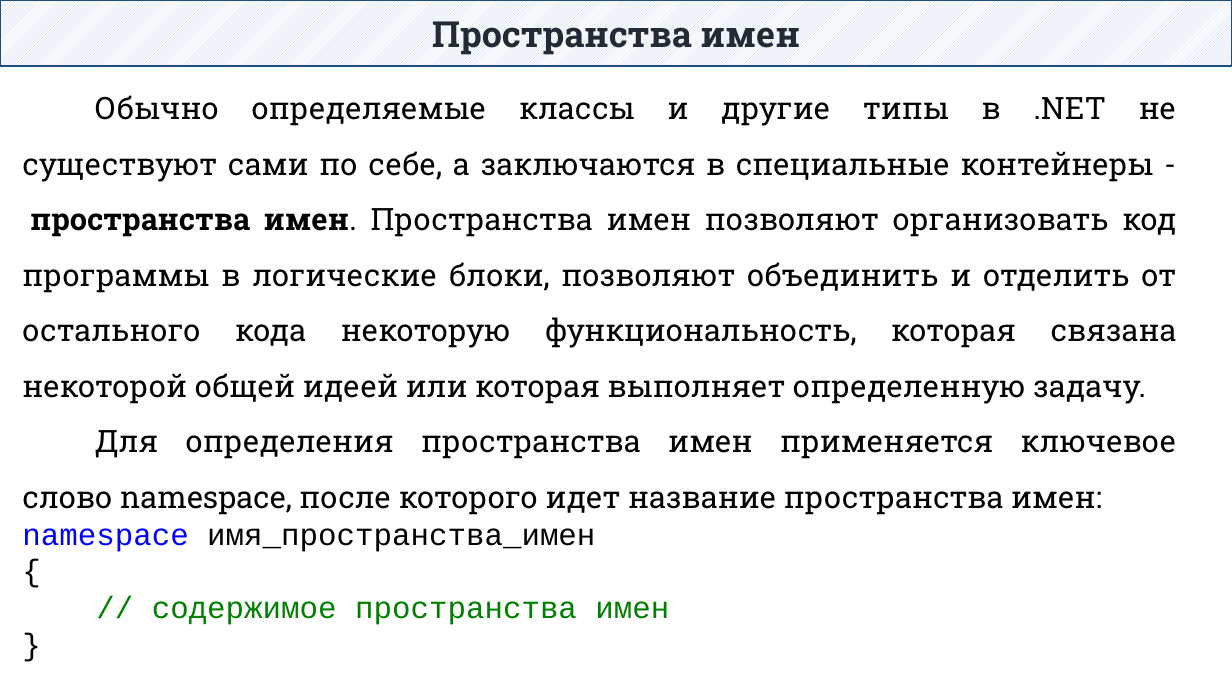
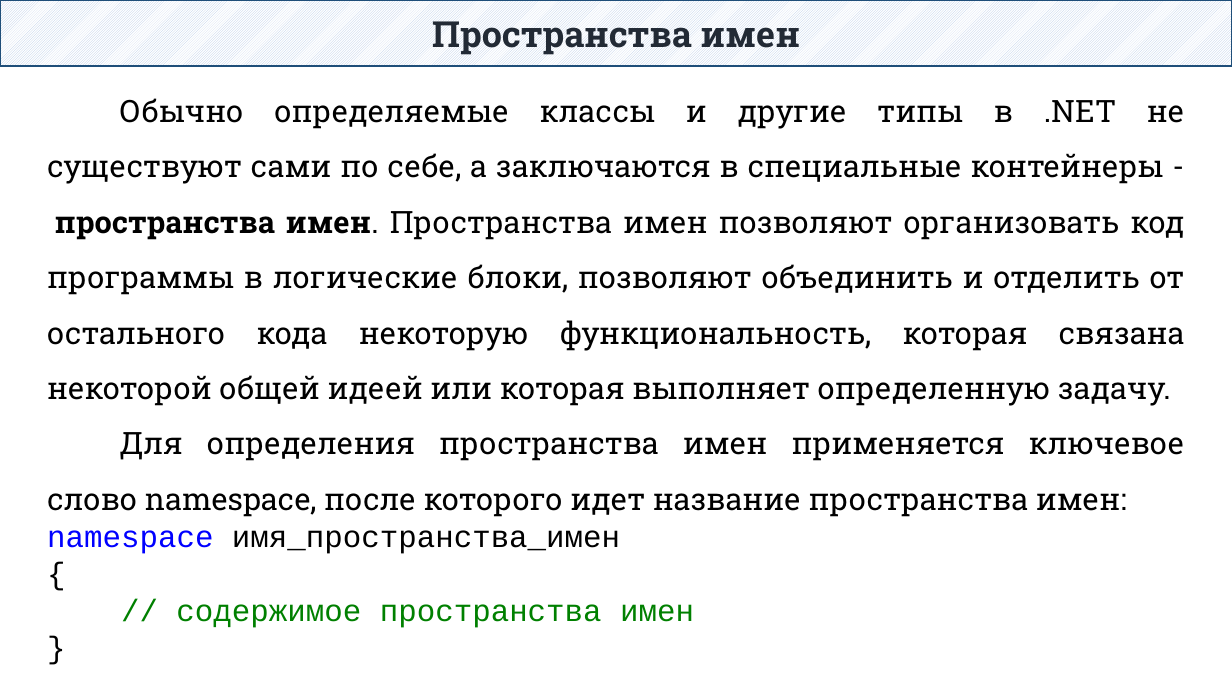
Before and after one commit to DaniilKlyukin/ITiP-1, a slide deck: slide 36 of Лекции/ИТиП лек 6 (практическая 3).pptx (slide 37 before the commit). Drawn at 1232x693 pixels with LibreOffice and Linux fonts; fonts in the diff are those of the drawing. Boxes give left, top, right and bottom in pixels: in the first picture for what was removed or moved away, otherwise in the second. Text is boxed around its words. In the diff, an @@ line names an element or a change of style, - is before the commit and + after.

```diff
--- a/Лекции/ИТиП лек 6 (практическая 3).pptx
+++ b/Лекции/ИТиП лек 6 (практическая 3).pptx
@@ text "Обычно определяемые классы и другие ..." rewrapped from [22,95,1177,625] to [47,98,1185,628] @@
```
Also in this commit, not shown: 20 other slides changed, 1 slide removed, 1 other file.
